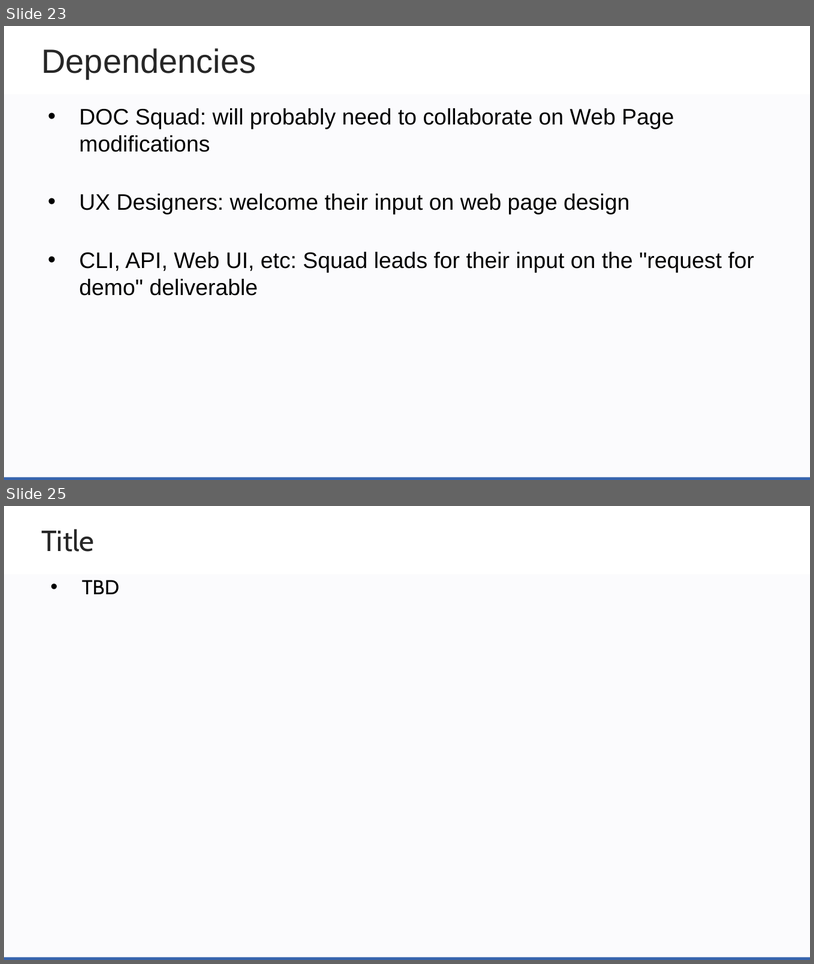
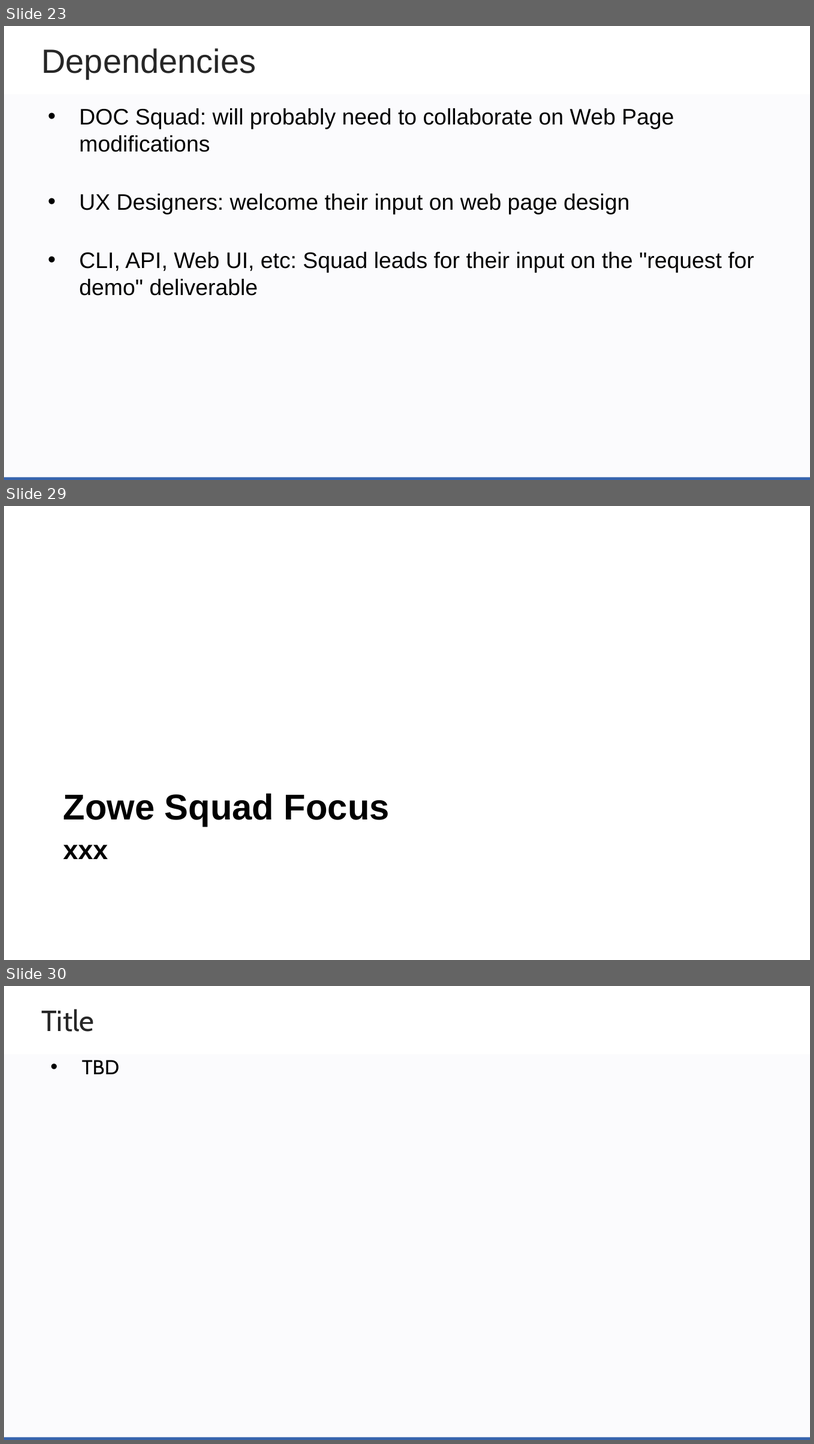
Before and after one commit to zowe/community, a slide deck: Project Management/PI Planning/20PI4 Planning/Zowe Community Squad Focus for 20PI4.pptx. Shown one above the other, each under a label of ours: slides 23 and 25 before the commit, slides 23, 29 and 30 after it; the slides between them are not shown. The pictures are 814x964 and 814x1444 pixels, drawn with LibreOffice and Linux fonts; fonts in the diff are those of the drawing; background and template pictures are left out. Boxes give left, top, right and bottom in pixels: in the first picture for what was removed or moved away, otherwise in the second. Text is boxed around its words. In the diff, an @@ line names an element or a change of style, - is before the commit and + after.

Commit message:
Add doc squad focus

```diff
--- a/Project Management/PI Planning/20PI4 Planning/Zowe Community Squad Focus for 20PI4.pptx
+++ b/Project Management/PI Planning/20PI4 Planning/Zowe Community Squad Focus for 20PI4.pptx
@@ slide 29 added at [4, 506, 810, 960], background #FFFFFF @@
@@ text added at [63, 793, 390, 859], 32 pt, text #000000, bold @@
+Zowe Squad Focus
+xxx
@@ what was slide 25 is now slide 30 @@
```
Also in this commit, not shown: 1 slide changed, 5 other slides added, 1 slide removed.
